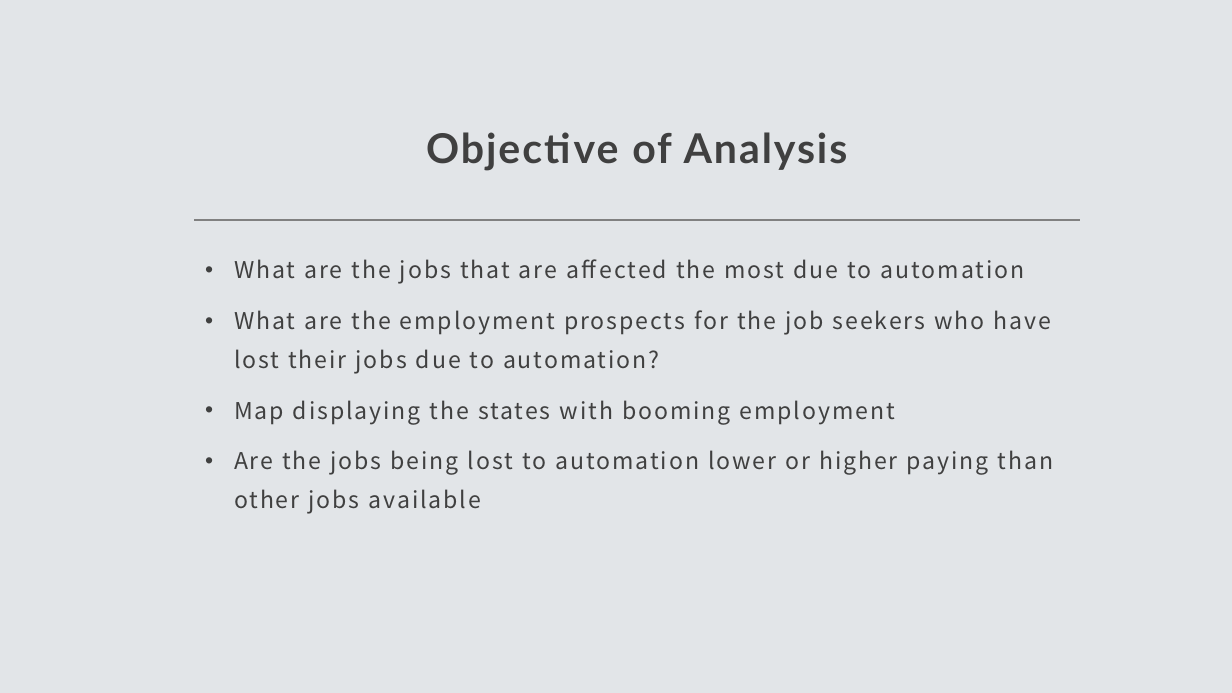
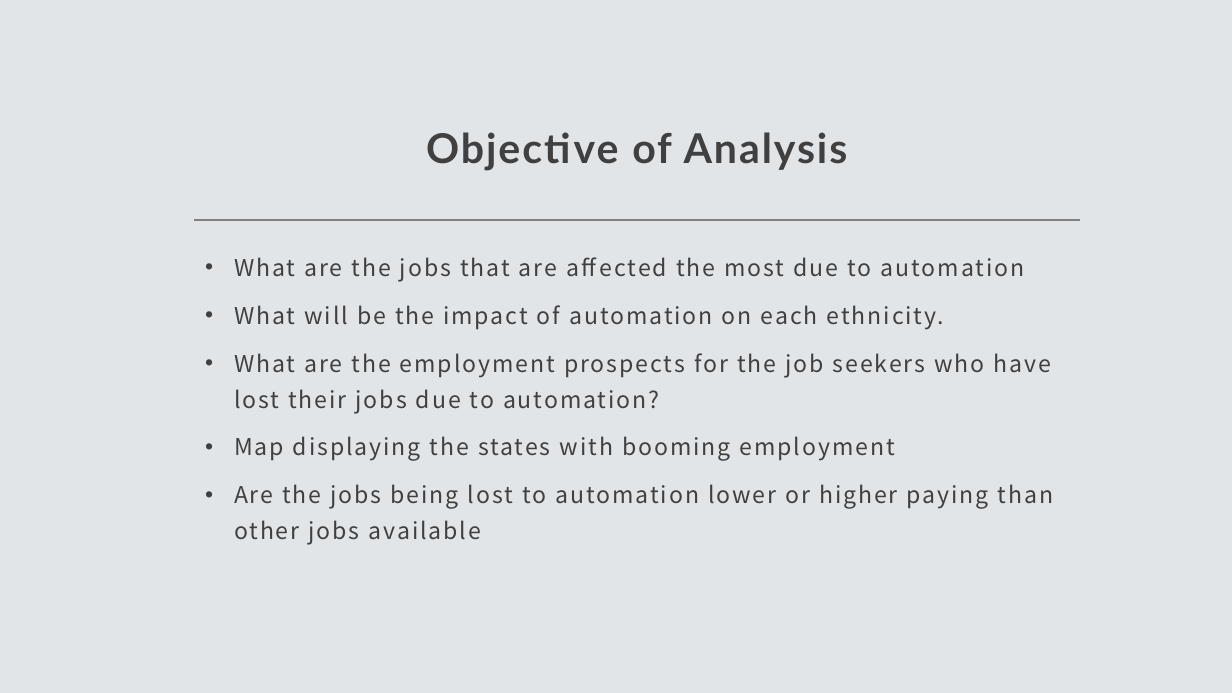
Before and after one commit to vinaya-kusuma/Project1, a slide deck: slide 4 of Project1.pptx. Drawn at 1232x693 pixels with LibreOffice and Linux fonts; fonts in the diff are those of the drawing. Boxes give left, top, right and bottom in pixels: in the first picture for what was removed or moved away, otherwise in the second. Text is boxed around its words. In the diff, an @@ line names an element or a change of style, - is before the commit and + after.

Commit message:
Analysis of impact of automation on different Ethnicity
Analysis of impact of automation on different Ethnicity,
Captured output graphs,
Analysis of impacted jobs.

```diff
--- a/Project1.pptx
+++ b/Project1.pptx
@@ text at <box>234,257,1054,545</box>: line spacing 1.4 to 1.3 @@
@@ text at <box>234,305,944,329</box>: paragraph added @@
+• What will be the impact of automation on each ethnicity.
```
Also in this commit, not shown: 1 other slide changed, 2 slides added, 6 other files.
